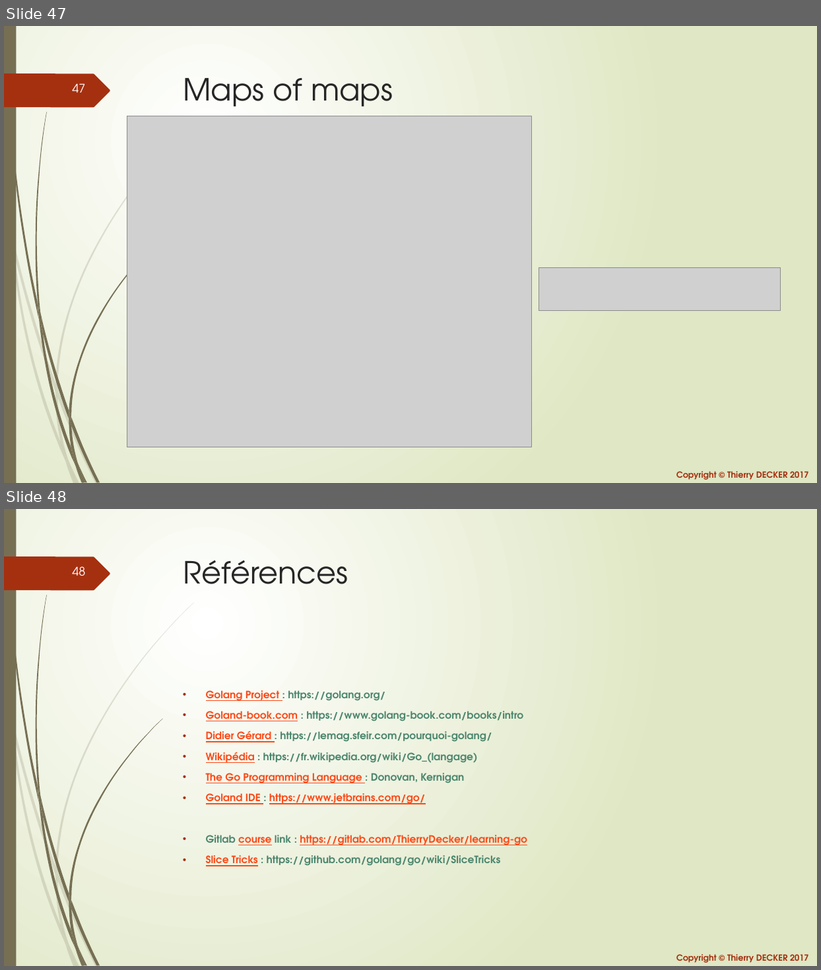
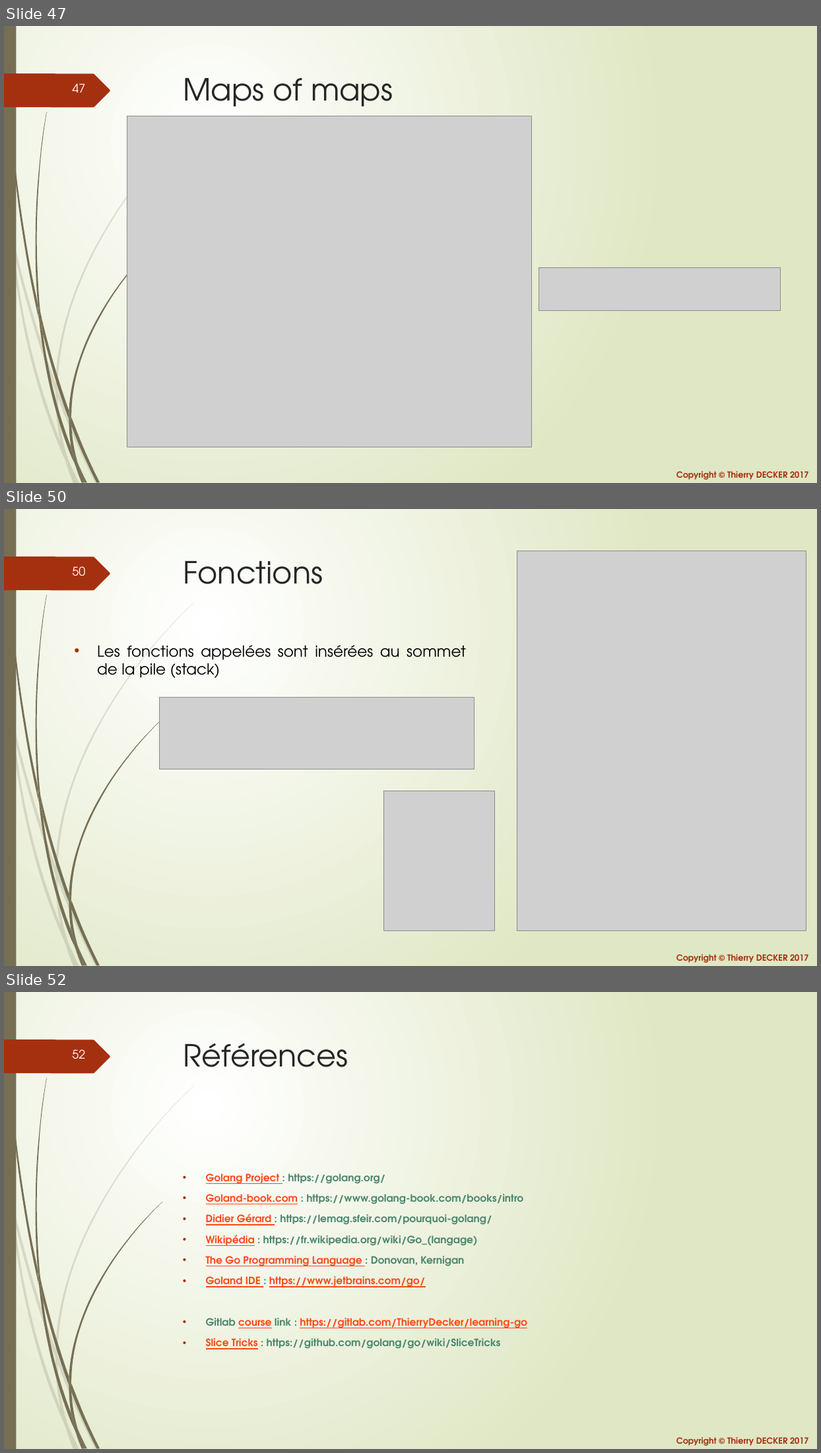
Before and after one commit to thierrydecker/learning-go, a slide deck: documentations/learning-go.pptx. Shown one above the other, each under a label of ours: slides 47 and 48 before the commit, slides 47, 50 and 52 after it; the slides between them are not shown. The pictures are 821x970 and 821x1453 pixels, drawn with LibreOffice and Linux fonts; fonts in the diff are those of the drawing; grey boxes stand for pictures. Boxes give left, top, right and bottom in pixels: in the first picture for what was removed or moved away, otherwise in the second. Text is boxed around its words. In the diff, an @@ line names an element or a change of style, - is before the commit and + after.

```diff
--- a/documentations/learning-go.pptx
+++ b/documentations/learning-go.pptx
@@ slide 50 added at [4,509,817,966], background gradient #FFFFFF to #DFE8C4; not listed: 26 template elements that a slide beside it also shows @@
@@ title added at [183,561,323,584], 36 pt, text #262626 @@
+Fonctions
@@ picture added at [517,551,806,931] @@
@@ text added at [97,645,466,678], 18 pt, text #000000 @@
+• Les fonctions appelées sont insérées au sommet de la pile (stack)
@@ picture added at [160,698,475,770] @@
@@ picture added at [384,791,494,931] @@
@@ what was slide 48 is now slide 52 @@
@@ page number at [72,1049,85,1059]: text changed @@
-48
+52
```
Also in this commit, not shown: 4 slides changed, 3 other slides added, 4 other files.
